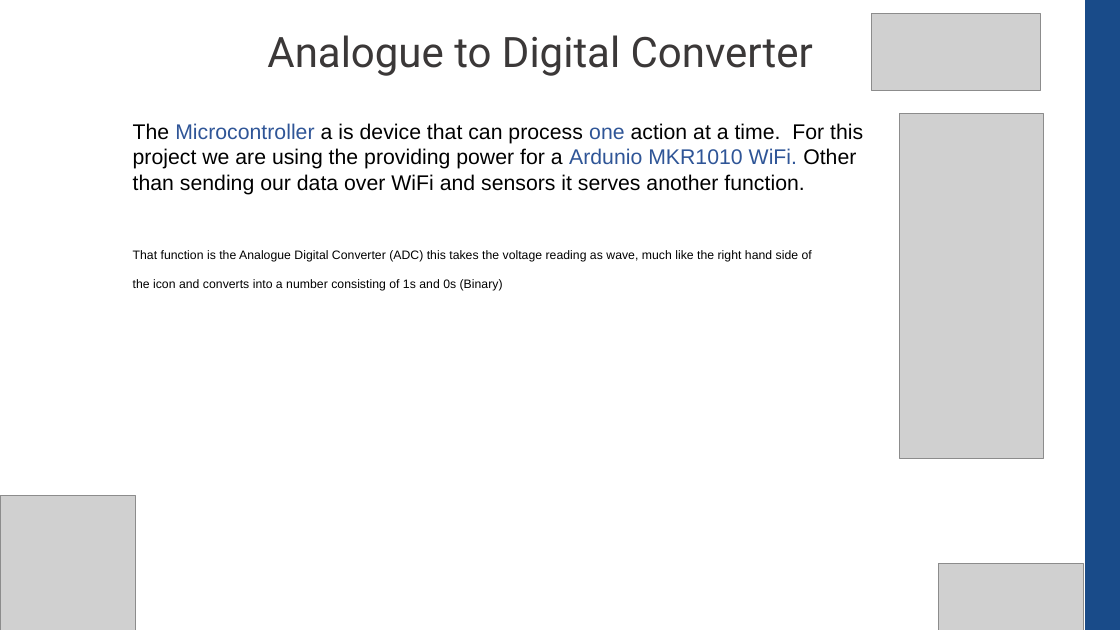
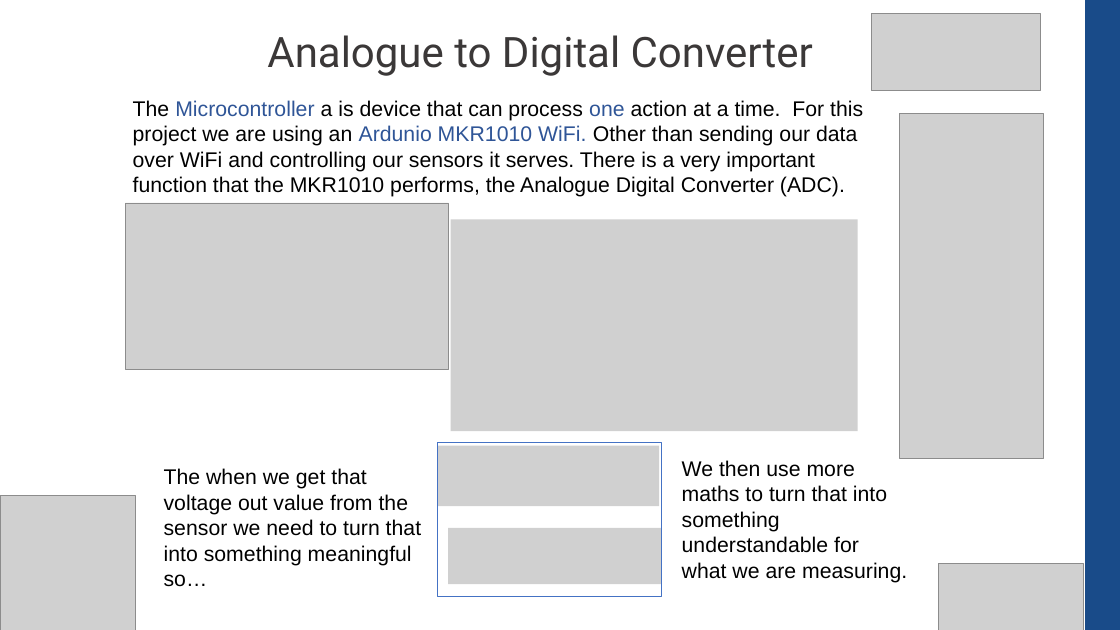
Before and after one commit to CompEng0001/IoT-and-Our-Schools-Environments-for-Education, a slide deck: slide 6 of Lessons/Sensors_101.pptx. Drawn at 1120x630 pixels with LibreOffice and Linux fonts; fonts in the diff are those of the drawing; grey boxes stand for pictures. Boxes give left, top, right and bottom in pixels: in the first picture for what was removed or moved away, otherwise in the second. Text is boxed around its words. In the diff, an @@ line names an element or a change of style, - is before the commit and + after.

```diff
--- a/Lessons/Sensors_101.pptx
+++ b/Lessons/Sensors_101.pptx
@@ text at box(133, 100, 863, 197): text changed @@
-The Microcontroller a is device that can process one action at a time. For this project we are using the providing power for a Ardunio MKR1010 WiFi. Other than sending our data over WiFi and sensors it serves another function.
+The Microcontroller a is device that can process one action at a time. For this project we are using an Ardunio MKR1010 WiFi. Other than sending our data over WiFi and controlling our sensors it serves. There is a very important function that the MKR1010 performs, the Analogue Digital Converter (ADC).
@@ picture added at box(125, 203, 449, 370) @@
@@ picture added at box(450, 219, 858, 431) @@
@@ text removed at box(133, 250, 812, 291) @@
-That function is the Analogue Digital Converter (ADC) this takes the voltage reading as wave, much like the right hand side of the icon and converts into a number consisting of 1s and 0s (Binary)
@@ picture added at box(437, 446, 659, 507) @@
@@ rectangle added at box(437, 443, 661, 597), outline #4472C4 0.75 pt @@
@@ text added at box(164, 468, 421, 587), 18.2 pt, text #000000 @@
+The when we get that voltage out value from the sensor we need to turn that into something meaningful so…
@@ text added at box(682, 460, 907, 583), 18.2 pt, text #000000 @@
+We then use more maths to turn that into something understandable for what we are measuring.
@@ picture added at box(449, 528, 662, 584) @@
```
Also in this commit, not shown: 1 other slide changed.
